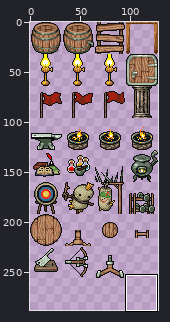
Sprite sheet: DwarfCorp/DwarfCorpContent/Entities/Furniture/interior_furniture.png. The picture above shows the old version from afar; the outline marks the close-up.
Close-up. Earlier state:
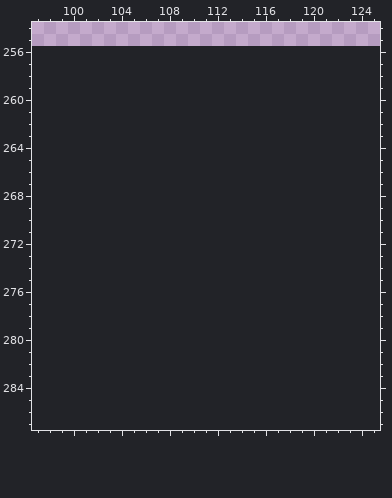
The file is 128x256 pixels. Pixels under 10% opacity are left out. Colours within 5 levels of each other are drawn and written as one. Shown: x 97..125, y 254..287. The old version is drawn lined up with the new one, on the new canvas. The commit also changed other parts of the picture, which this record leaves out.
New version:
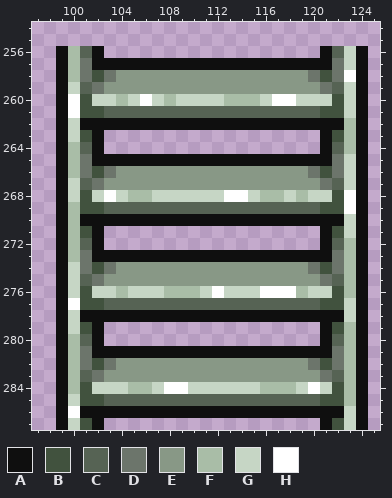
Palette (. is transparent): A #0f0f0f  B #41523e  C #566354  D #6c756b  E #889886  F #a9bda7  G #c6d6c5  H #ffffff
Edits made:
canvas 128x256 -> 128x288
y 256: x 99..102 .... -> AFCA; x 121..124 .... -> ACGA
y 257: x 99..124 .......................... -> AFDAAAAAAAAAAAAAAAAAAAADGA
y 258: x 99..124 .......................... -> AFDBDEEEEEEEEEEEEEEEEDBDHA
y 259: x 99..124 .......................... -> AGCDEEEEEEEEEEEEEEEEEEDCGA
y 260: x 99..124 .......................... -> AHBGGFGHGFGGGGFFFGHHGGGBGA
y 261: x 99..124 .......................... -> AHBBCCCCCCCCCCCCCCCCCCBBGA
y 262: x 99..124 .......................... -> AGAAAAAAAAAAAAAAAAAAAAAAFA
y 263: x 99..102 .... -> AGBA; x 121..124 .... -> ABFA
y 264: x 99..102 .... -> AFCA; x 121..124 .... -> ACFA
y 265: x 99..124 .......................... -> AFDAAAAAAAAAAAAAAAAAAAADGA
y 266: x 99..124 .......................... -> AFDBDEEEEEEEEEEEEEEEEDBDGA
y 267: x 99..124 .......................... -> AGCDEEEEEEEEEEEEEEEEEEDCGA
y 268: x 99..124 .......................... -> AGBGHGFFGGGGGGHHGFFGFGGBHA
y 269: x 99..124 .......................... -> AFBBCCCCCCCCCCCCCCCCCCBBHA
y 270: x 99..124 .......................... -> AFAAAAAAAAAAAAAAAAAAAAAAGA
y 271: x 99..102 .... -> AFBA; x 121..124 .... -> ABGA
y 272: x 99..102 .... -> AFCA; x 121..124 .... -> ACFA
y 273: x 99..124 .......................... -> AFDAAAAAAAAAAAAAAAAAAAADFA
y 274: x 99..124 .......................... -> AGDBDEEEEEEEEEEEEEEEEDBDFA
y 275: x 99..124 .......................... -> AGCDEEEEEEEEEEEEEEEEEEDCFA
y 276: x 99..124 .......................... -> AGBGGFGGGFFFGHGGGHHHFGGBFA
y 277: x 99..124 .......................... -> AHBBCCCCCCCCCCCCCCCCCCBBGA
y 278: x 99..124 .......................... -> AGAAAAAAAAAAAAAAAAAAAAAAGA
y 279: x 99..102 .... -> AGBA; x 121..124 .... -> ABFA
y 280: x 99..102 .... -> AFCA; x 121..124 .... -> ACFA
y 281: x 99..124 .......................... -> AFDAAAAAAAAAAAAAAAAAAAADFA
y 282: x 99..124 .......................... -> AFDBDEEEEEEEEEEEEEEEEDBDFA
y 283: x 99..124 .......................... -> AFCDEEEEEEEEEEEEEEEEEEDCFA
y 284: x 99..124 .......................... -> AFBGGGFFGHHGGGGGGFFFGHGBFA
y 285: x 99..124 .......................... -> AGBBCCCCCCCCCCCCCCCCCCBBFA
y 286: x 99..124 .......................... -> AHAAAAAAAAAAAAAAAAAAAAAAGA
y 287: x 99..102 .... -> AGBA; x 121..124 .... -> ABGA
Boxes around the changes in both close-ups, in picture pixels (x1, y1, x2, y2):
added: (56, 46, 368, 430)
